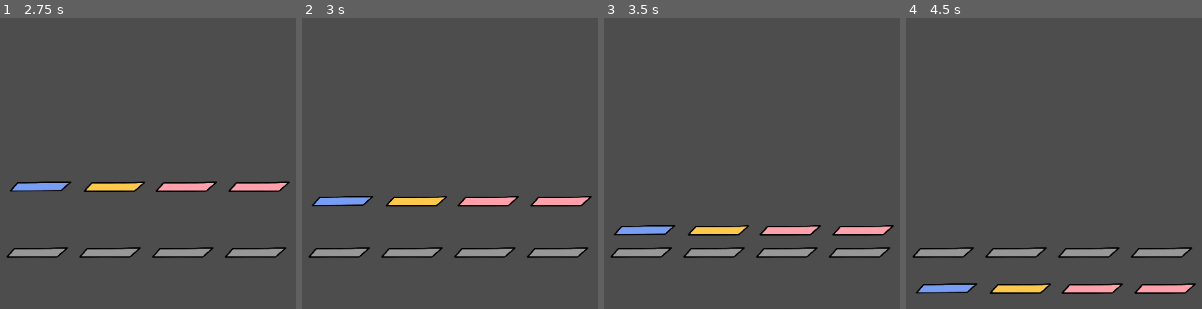
Above: before the commit, frames 1-4 (left to right).
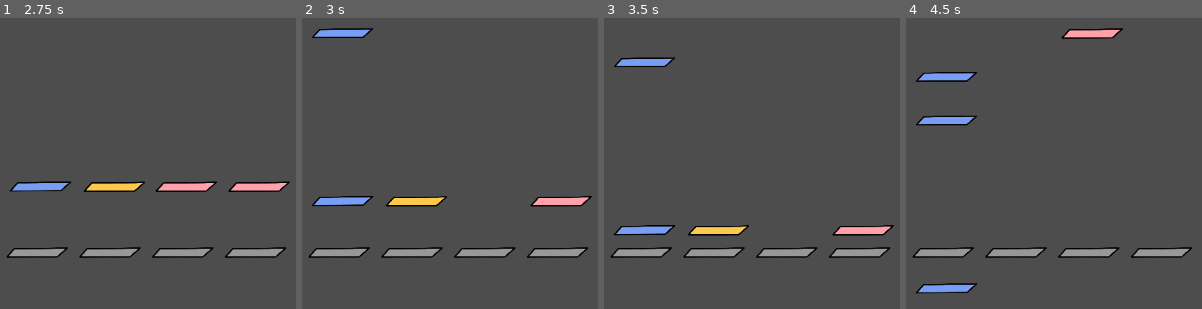
Above: after the commit, the same moments.

Repository: ReimuDuck/rhythm_game
Game: Godot game, scene res://scenes/main.tscn
Same seed, same stepped clock (60 frames per second), same inputs: the game is played once before the commit and once after it.
Inputs:
- Up to frame 1 (2.75 s): tap Enter at 0.5 s; tap F (hitC) at 0.6 s; tap K (hitD) at 1.35 s; tap Space at 2 s; tap D (hitL) at 2.1 s
- Up to frame 2 (3 s): tap J (hitR) at 2.85 s
- Up to frame 3 (3.5 s): no input
- Up to frame 4 (4.5 s): tap F (hitC) at 3.6 s; tap K (hitD) at 4.35 s

Frame 1 is identical in both runs. In frame 2, 1.2% of the frame differs, in the area x 3-74%, y 3-65%; in frame 3, 1.2%; in frame 4, 3.7%, in the area x 3-98%, y 3-95%.

Commit message:
The hit lanes detect notes now, might need to change the ranges though. Added a debugging function for testing. Added a global file which we can use to take care of signals.

Diff:
--- /dev/null
+++ b/rhythmgame/SignalBus.gd
@@ -0,0 +1,16 @@
+extends Node
+
+signal lane_0
+signal lane_1
+signal lane_2
+signal lane_3
+var lane_signals: Array[Signal] = [lane_0, lane_1, lane_2, lane_3]
+signal next_note
+
+# Called when the node enters the scene tree for the first time.
+func _ready() -> void:
+	pass # Replace with function body.
+
+# Called every frame. 'delta' is the elapsed time since the previous frame.
+func _process(delta: float) -> void:
+	pass
--- a/rhythmgame/project.godot
+++ b/rhythmgame/project.godot
@@ -18,6 +18,7 @@
 [autoload]
 
 Gamemanager="*res://gamemanager.gd"
+SignalBus="*res://SignalBus.gd"
 
 [input]
 
--- a/rhythmgame/scenes/area_2d.gd
+++ b/rhythmgame/scenes/area_2d.gd
@@ -4,12 +4,12 @@
 @export var input_hit : String
 var overlapping_notes = false
 
-signal note_hit
-signal note_miss
+var lane_id
 
 func init_attributes(lane: int = 0):
 #	Desc: sets the key that controls it and sets color of hit lane
 #	Lanes: bluhit-68, yellohit-70, redhit-71
+	lane_id = lane
 	if lane == 0:
 		input_hit = "bluhit"
 		global_position = Vector2((lane * 1500), 0)
@@ -30,13 +30,7 @@
 
 func _process(_delta):
 	if Input.is_action_just_pressed(input_action):
-		try_hit()
+		SignalBus.lane_signals[lane_id].emit()
 		$AnimatedSprite2D.play(input_hit)
 	elif Input.is_action_just_released(input_action):
 		$AnimatedSprite2D.play("default")
-
-func try_hit():
-	if overlapping_notes == false:
-		print("miss")
-	elif overlapping_notes == true:
-		print("hity")
--- a/rhythmgame/scenes/hit.gd
+++ b/rhythmgame/scenes/hit.gd
@@ -12,7 +12,7 @@
 	spawn_note(1)
 	spawn_note(2)
 	spawn_note(3)
-
+	SignalBus.next_note.connect(_on_next_note)
 
 # Called every frame. 'delta' is the elapsed time since the previous frame.
 func _process(delta: float) -> void:
@@ -35,3 +35,8 @@
 	var note = note_scene.instantiate()
 	note.init_attributes(lane)
 	add_child(note)
+
+func _on_next_note():
+#	Desc: debug function to test if multiple notes can spawn
+	var random_lane = randi_range(0, 3)
+	spawn_note(random_lane)
--- a/rhythmgame/scenes/note.gd
+++ b/rhythmgame/scenes/note.gd
@@ -1,10 +1,8 @@
 extends Area2D
 
 var can_be_hit = false
-var hit = false
 var lane_index = 0
-
-signal position_changed(position)
+var note_lane
 
 @export var speed: float = 1200.0 # pixels per second
 
@@ -14,6 +12,8 @@
 #	Desc: sets the key that controls it and sets color of hit lane
 #	Lanes: bluhit-68, yellohit-70, redhit-71
 	var color = ""
+	note_lane = lane
+	SignalBus.lane_signals[lane].connect(_on_lane_press)
 	if lane == 0:
 		color = "blu"
 		global_position = Vector2((lane * 1500), -4550)
@@ -28,6 +28,25 @@
 		global_position = Vector2((lane * 1500), -4550)
 	$AnimatedSprite2D2.play(color)
 
+func _on_lane_press():
+	if $AnimatedSprite2D2.is_visible_in_tree():
+		if (abs(position.y) <= 250):
+			print("perfect")
+			hit()
+		elif (abs(position.y) <= 1000):
+			print("good")
+			hit()
+		elif (abs(position.y) <= 2000):
+			print("meh")
+			hit()
+		else:
+			print("Not even close wtf")
+			print(position.y)
+
+func hit():
+#	Desc: to run when the note is hit
+	$AnimatedSprite2D2.hide()
+	SignalBus.next_note.emit()
+
 func _process(delta: float) -> void:
 	position.y += speed * delta
-#	emit_signal("note_position", global_position)
Not shown, added: rhythmgame/SignalBus.gd.uid
